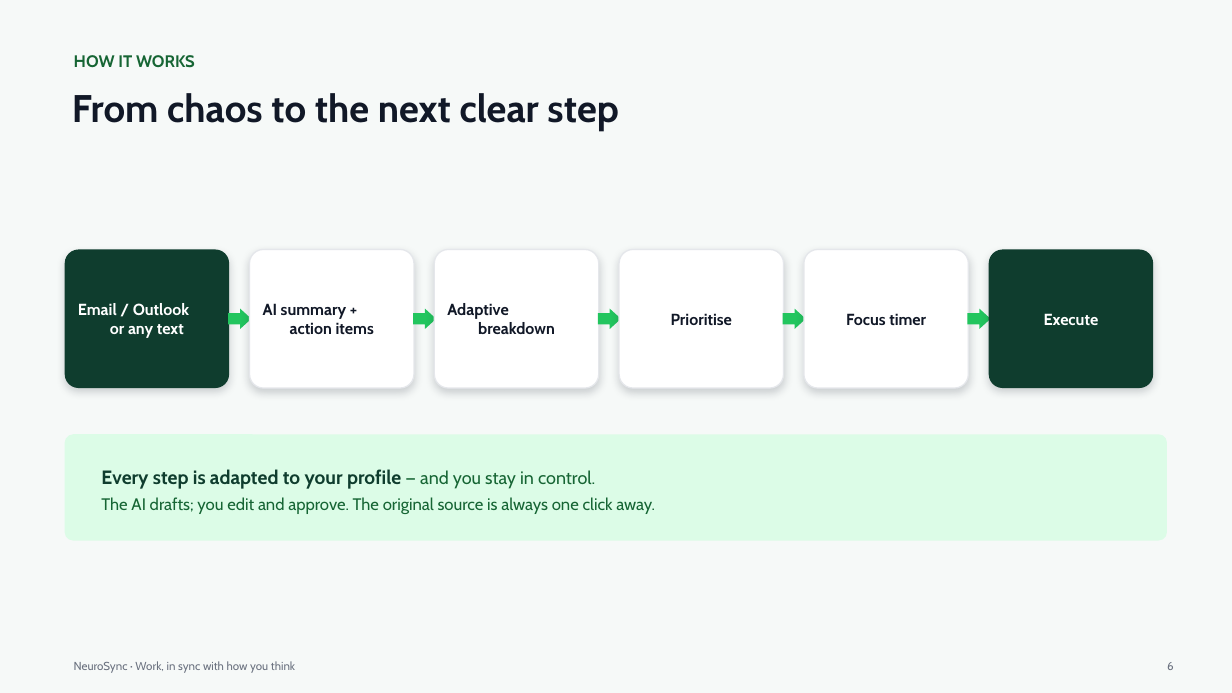
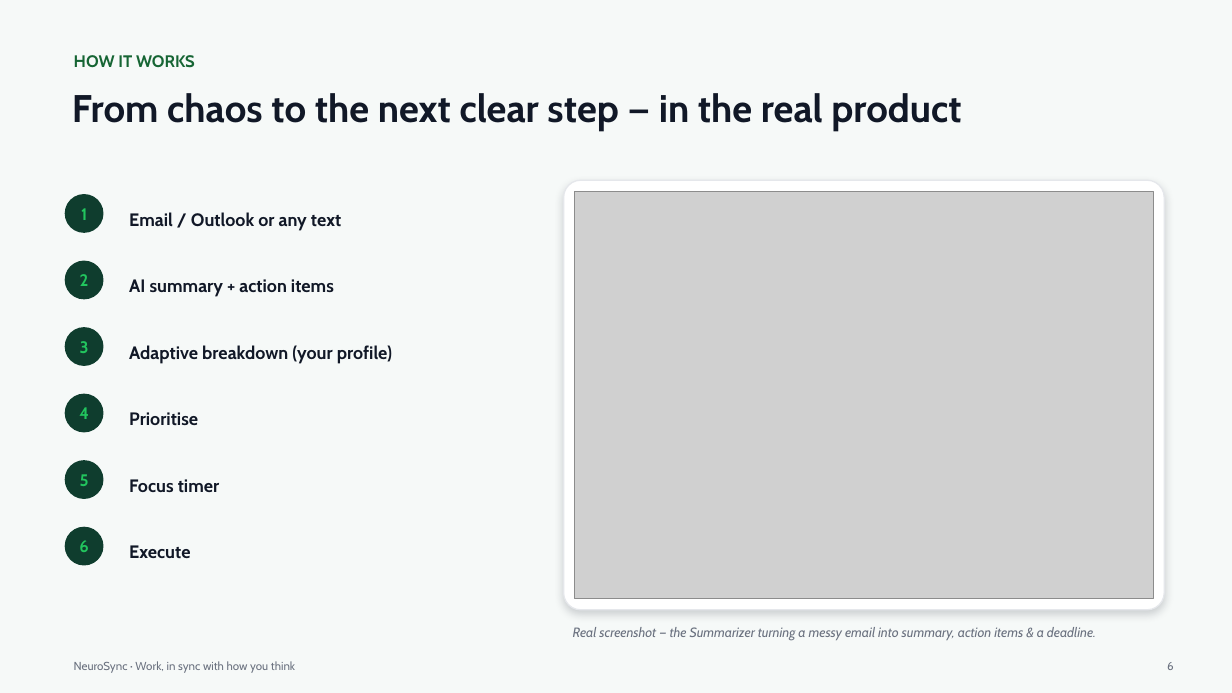
Before and after one commit to kumarsaransh55/NeuroSync, a slide deck: slide 6 of docs/NeuroSync-Final-Deck.pptx. Drawn at 1232x693 pixels with LibreOffice and Linux fonts; fonts in the diff are those of the drawing; grey boxes stand for pictures. Boxes give left, top, right and bottom in pixels: in the first picture for what was removed or moved away, otherwise in the second. Text is boxed around its words. In the diff, an @@ line names an element or a change of style, - is before the commit and + after.

```diff
--- a/docs/NeuroSync-Final-Deck.pptx
+++ b/docs/NeuroSync-Final-Deck.pptx
@@ text at [72,93,961,131]: text changed @@
-From chaos to the next clear step
+From chaos to the next clear step — in the real product
@@ rounded rectangle added at [65,194,104,233], fill #0F3D2E, 13 pt, text #22C55E, bold @@
+1
@@ text "Email / Outlook or any ...": place and size @@
-text "Email / Outlook or any ..." at [65,250,229,388]
+text "Email / Outlook or any ..." at [129,212,341,231]
@@ text "Email / Outlook or any ..." at [129,212,341,231]: size 12.5 to 14 pt, text colour #FFFFFF to #111827; alignment centre to left; more space between paragraphs; fill #0F3D2E to none; shadow off @@
@@ rounded rectangle added at [564,180,1165,610], fill #FFFFFF, outline #E5E7EB 1 pt @@
@@ picture added at [575,191,1153,599] @@
@@ rounded rectangle added at [65,261,104,299], fill #0F3D2E, 13 pt, text #22C55E, bold @@
+2
@@ text "AI summary + action items": place and size @@
-text "AI summary + action items" at [250,250,414,388]
+text "AI summary + action items" at [129,279,334,297]
@@ rounded rectangle removed at [434,250,599,388] @@
-Adaptive
-breakdown
@@ rounded rectangle added at [65,327,104,366], fill #0F3D2E, 13 pt, text #22C55E, bold @@
+3
@@ right arrow removed at [228,309,251,329] @@
@@ right arrow removed at [413,309,436,329] @@
@@ right arrow removed at [598,309,621,329] @@
@@ right arrow removed at [783,309,806,329] @@
@@ right arrow removed at [968,309,991,329] @@
@@ text added at [129,345,392,364], 14 pt, text #111827, bold @@
+Adaptive breakdown (your profile)
@@ rounded rectangle added at [65,394,104,433], fill #0F3D2E, 13 pt, text #22C55E, bold @@
+4
@@ text "Prioritise": place and size @@
-text "Prioritise" at [619,250,784,388]
+text "Prioritise" at [129,412,198,426]
@@ rounded rectangle removed at [65,434,1167,541] @@
@@ rounded rectangle added at [65,460,104,499], fill #0F3D2E, 13 pt, text #22C55E, bold @@
+5
@@ text removed at [101,469,655,514] @@
-Every step is adapted to your profile — and you stay in control.
-The AI drafts; you edit and approve. The original source is always one click away.
@@ size 12.5 to 14 pt; alignment centre to left; more space between paragraphs; fill #FFFFFF to none; outline #E5E7EB 1 pt to none; shadow off in 3 elements at [129,279,334,297], [129,412,198,426], [129,479,219,493] @@
@@ text "Focus timer": place and size @@
-text "Focus timer" at [804,250,969,388]
+text "Focus timer" at [129,479,219,493]
@@ rounded rectangle added at [65,527,104,566], fill #0F3D2E, 13 pt, text #22C55E, bold @@
+6
@@ text "Execute" at [129,545,190,559]: size 12.5 to 14 pt, text colour #FFFFFF to #111827; alignment centre to left; more space between paragraphs; fill #0F3D2E to none; shadow off @@
@@ text "Execute": place and size @@
-text "Execute" at [989,250,1153,388]
+text "Execute" at [129,545,190,559]
@@ text added at [573,627,1096,640], 10.5 pt, text #6B7280, italic @@
+Real screenshot — the Summarizer turning a messy email into summary, action items & a deadline.
```
Also in this commit, not shown: 10 other slides changed, 1 slide added, 6 other files.
